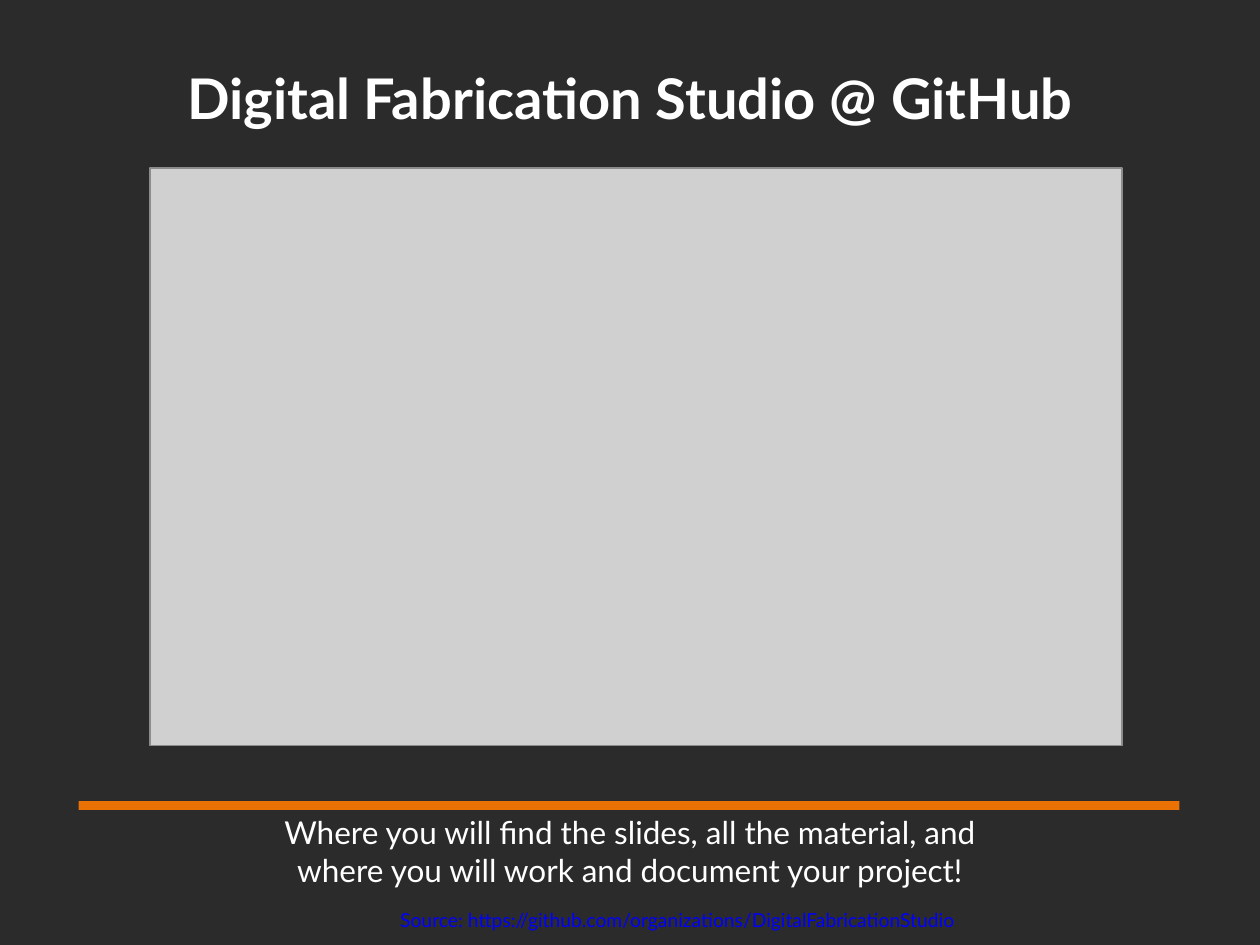
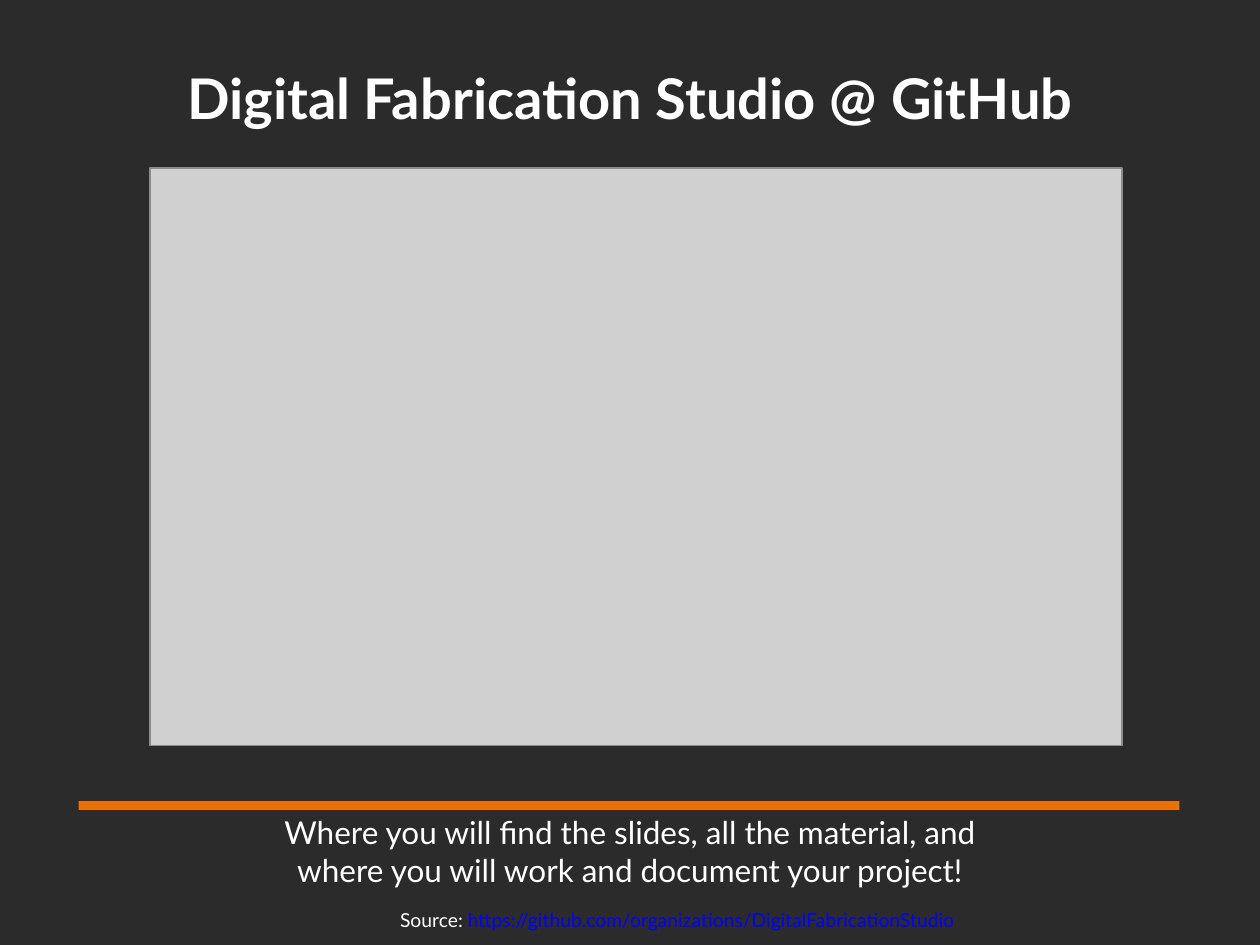
Before and after one commit to DigitalFabricationStudio/Slides, a slide deck: slide 10 of libreoffice/DigitalFabricationStudio.00__Introduction.odp (slide 9 before the commit). Drawn at 1260x945 pixels with LibreOffice and Linux fonts; fonts in the diff are those of the drawing; grey boxes stand for pictures; background and template pictures are left out; a plain dark background stands for a picture behind light text. Boxes give left, top, right and bottom in pixels: in the first picture for what was removed or moved away, otherwise in the second. Text is boxed around its words. In the diff, an @@ line names an element or a change of style, - is before the commit and + after.

```diff
--- a/libreoffice/DigitalFabricationStudio.00__Introduction.odp
+++ b/libreoffice/DigitalFabricationStudio.00__Introduction.odp
@@ text "Source: https://github.com/organizations/DigitalFabricationS ..." at (400,913,954,931): text colour #0000FF to #FFFFFF in "Source:" @@
```
Also in this commit, not shown: 10 other slides changed, 2 slides added, 1 slide removed, 3 other files.
